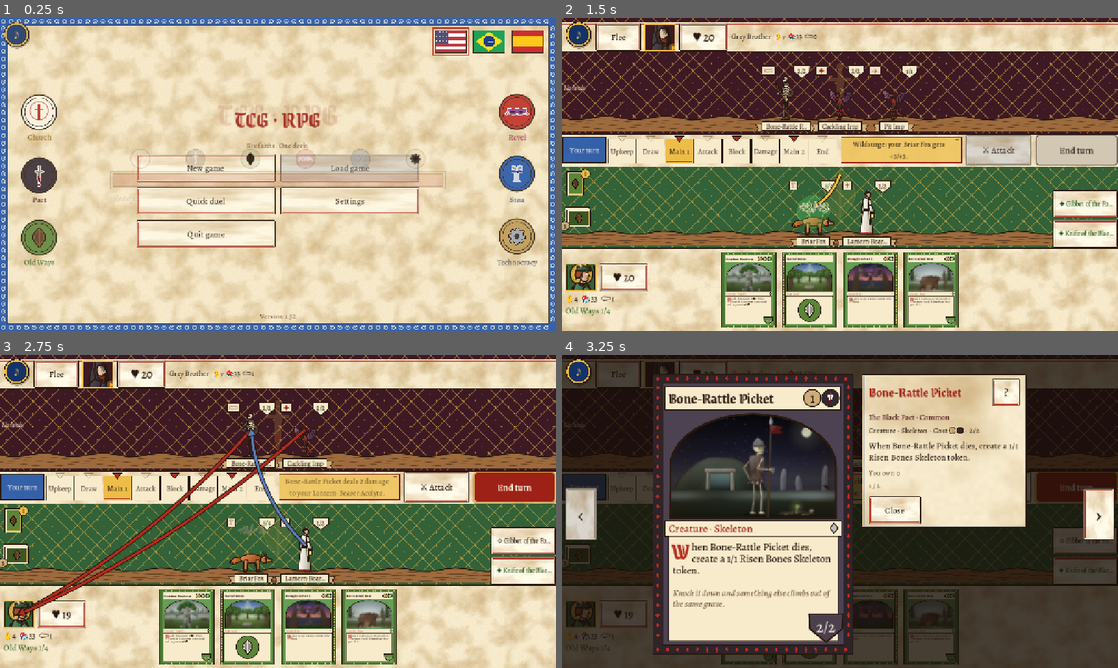
Above: before the commit, frames 1-4 (two rows, left to right).
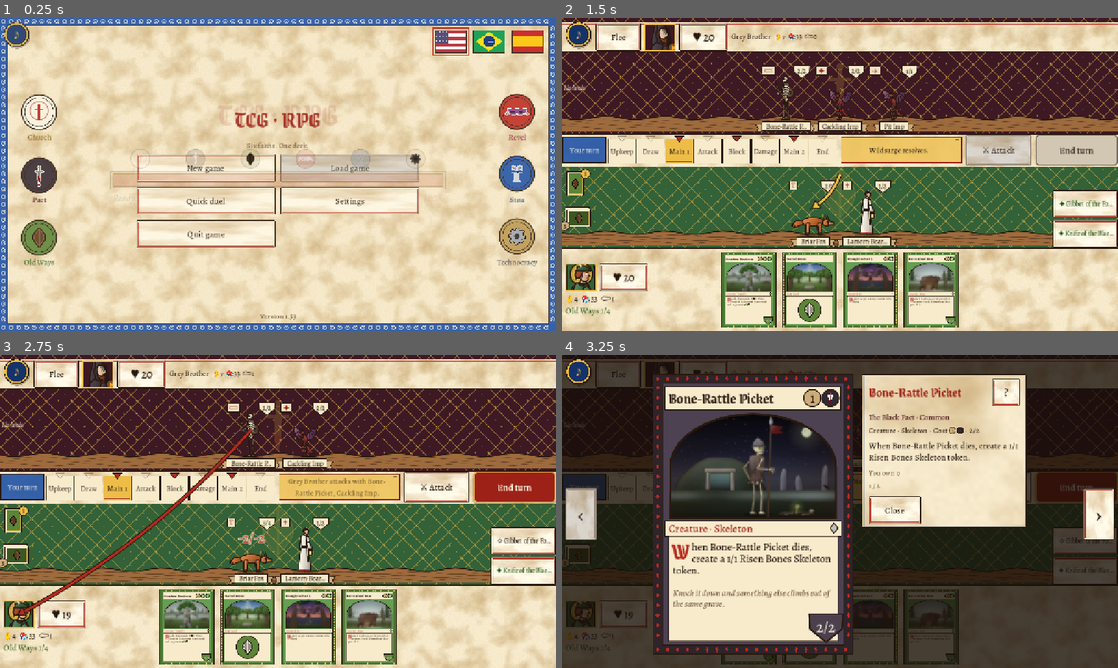
Above: after the commit, the same moments.

Repository: cavaleirobrancopensante/TCG-RPG
Game: Godot game, scene res://tests/duel_ui_test.tscn
Two runs of this game, one before a commit and one after it. Both use one fixed random seed, a clock stepped at 60 frames per second and the inputs below. This scene is started directly instead of the project's main scene.
Inputs (mouse positions are in pixels of both pictures, inside the frame that each line leads up to):
- Up to frame 1 (0.25 s): no input
- Up to frame 2 (1.5 s): tap Enter at 0.5 s; drag from (840, 174) to (895, 105) at 0.52 s; drag from (589, 93) to (812, 237) at 1.27 s
- Up to frame 3 (2.75 s): click (361, 542) at 2 s, where only the run after the commit has a clickable "Cancel"
- Up to frame 4 (3.25 s): move the mouse to (812, 436) at 2.77 s; hold Right (ui_right) from 2.78 s (still down); tap M at 2.85 s; click (812, 436) at 2.92 s

The runs differ from the first frame. In frame 1, less than 0.1% of the frame differs, in the area x 46-54%, y 94-97%; in frame 2, 0.8%; in frame 3, 1.6%, in the area x 3-70%, y 23-84%; in frame 4, less than 0.1%.

Commit message:
1.53: Cancel on the target confirmation stops the casting
Co-Authored-By: Claude Opus 5.5 <noreply@anthropic.com>
Claude-Session: https://claude.ai/code/session_01HitH66itUkjde1DxHgtaC5

Diff:
--- a/project.godot
+++ b/project.godot
@@ -12,7 +12,7 @@
 
 config/name="TCG-RPG"
 config/description="A card-battle RPG: MTG-style rules, Yu-Gi-Oh!-style summons, open world."
-config/version="1.52"
+config/version="1.53"
 run/main_scene="res://scenes/main.tscn"
 config/features=PackedStringArray("4.7", "GL Compatibility")
 boot_splash/bg_color=Color(0.93, 0.86, 0.7, 1)
--- a/scripts/battle/battle_scene.gd
+++ b/scripts/battle/battle_scene.gd
@@ -2197,8 +2197,11 @@
 	if chosen_targets.any(func(t): return t != null):
 		mode = "confirm"
 		refresh()
-		var sure: bool = await _confirm_targets()
-		if not sure:
+		var answer: String = await _confirm_targets()
+		if answer == "cancel":
+			_cancel_targeting()          # changed your mind: the card stays in hand, nothing paid
+			return
+		if answer != "confirm":
 			# back to choosing the last target (the earlier ones stay)
 			while not chosen_targets.is_empty():
 				var last = chosen_targets.pop_back()
@@ -2232,8 +2235,9 @@
 
 ## "Cast Wildsurge on your Briar Fox?": the arrow already points at it; Change goes back to
 ## choosing, Confirm casts. The board stays visible behind a light veil.
-signal _targets_answered(ok: bool)
-func _confirm_targets() -> bool:
+signal _targets_answered(answer: String)
+## "confirm", "change" (choose the target again) or "cancel" (don't cast it at all).
+func _confirm_targets() -> String:
 	var veil := ColorRect.new()
 	veil.name = "ConfirmTargets"
 	veil.color = Color(0, 0, 0, 0.12)
@@ -2255,14 +2259,19 @@
 	var row := HBoxContainer.new()
 	row.add_theme_constant_override("separation", UIKit.GAP)
 	v.add_child(row)
+	var stop := _btn(I18n.t("Cancel"), func():
+		veil.queue_free()
+		_targets_answered.emit("cancel"), 120)
+	stop.name = "CancelCast"
+	row.add_child(stop)
 	var back := _btn(I18n.t("Change target"), func():
 		veil.queue_free()
-		_targets_answered.emit(false), 180)
+		_targets_answered.emit("change"), 180)
 	back.name = "ChangeTarget"
 	back.size_flags_horizontal = Control.SIZE_EXPAND_FILL
 	var ok := UIKit.primary_button(I18n.t("Confirm"), func():
 		veil.queue_free()
-		_targets_answered.emit(true), 180)
+		_targets_answered.emit("confirm"), 160)
 	ok.name = "ConfirmTarget"
 	ok.size_flags_horizontal = Control.SIZE_EXPAND_FILL
 	row.add_child(back)
--- a/tests/duel_ui_test.gd
+++ b/tests/duel_ui_test.gd
@@ -245,6 +245,13 @@
 	(b.find_child("ChangeTarget", true, false) as Button).pressed.emit()
 	await _frames(2)
 	check(b.mode == "target" and _snapshot(st) == before, "Change target goes back to choosing")
+	b._on_figure_tapped(b.figures[fox])
+	await _frames(3)
+	(b.find_child("CancelCast", true, false) as Button).pressed.emit()
+	await _frames(2)
+	check(b.mode == "idle" and _snapshot(st) == before, "Cancel stops the casting: the card stays in hand, nothing paid")
+	b._begin_play(0)
+	await _frames(2)
 	b._on_figure_tapped(b.figures[fox])
 	await _frames(3)
 	(b.find_child("ConfirmTarget", true, false) as Button).pressed.emit()
Not shown, changed: README.md
